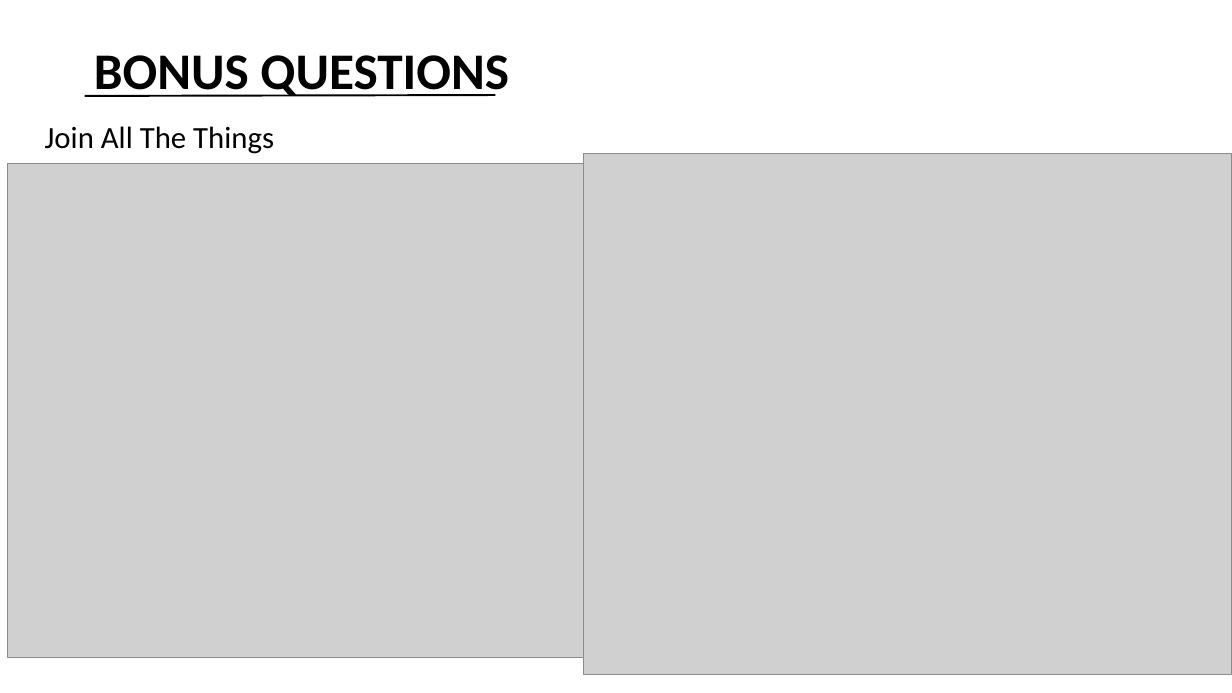
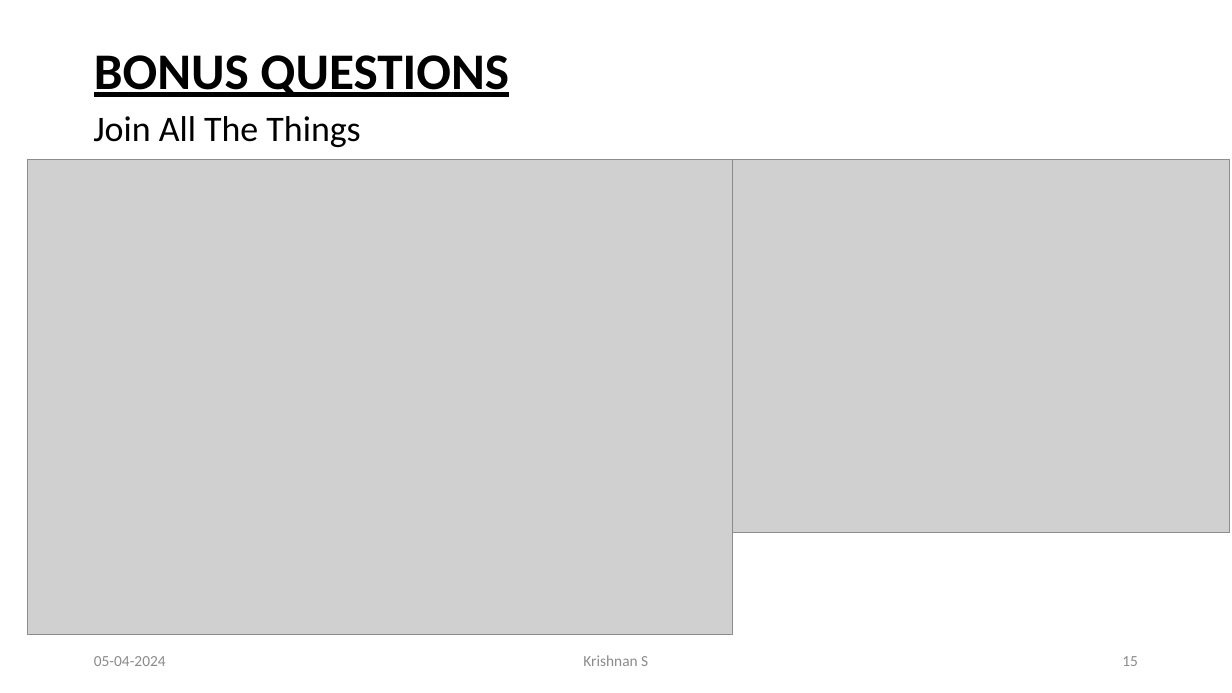
Before and after one commit to Krishnann-s/8-Week-SQL-Challenge, a slide deck: slide 15 of Case Study 1/Case Study 1# Dannys Dinner.pptx. Drawn at 1232x693 pixels with LibreOffice and Linux fonts; fonts in the diff are those of the drawing; grey boxes stand for pictures. Boxes give left, top, right and bottom in pixels: in the first picture for what was removed or moved away, otherwise in the second. Text is boxed around its words. In the diff, an @@ line names an element or a change of style, - is before the commit and + after.

```diff
--- a/Case Study 1/Case Study 1# Dannys Dinner.pptx
+++ b/Case Study 1/Case Study 1# Dannys Dinner.pptx
@@ title "BONUS QUESTIONS" at (94,55,509,97): underline on @@
@@ text "Join All The Things": place and size @@
-text "Join All The Things" at (45,126,274,154)
+text "Join All The Things" at (93,116,360,147)
@@ text "Join All The Things" at (93,116,360,147): size 24 to 28 pt @@
@@ line removed from (85, 96) to (495, 95) @@
@@ picture: place and size @@
-picture at (7,164,583,658)
+picture at (28,160,733,635)
@@ picture: place and size @@
-picture at (583,153,1232,675)
+picture at (732,160,1229,533)
@@ text added at (94,656,166,666), 12 pt, text #8C8C8C @@
+05-04-2024
@@ text added at (583,655,648,666), 12 pt, text #8C8C8C @@
+Krishnan S
@@ page number added at (1122,656,1138,666), 12 pt, text #8C8C8C @@
+15
```
Also in this commit, not shown: 15 other slides changed, 7 other files.
